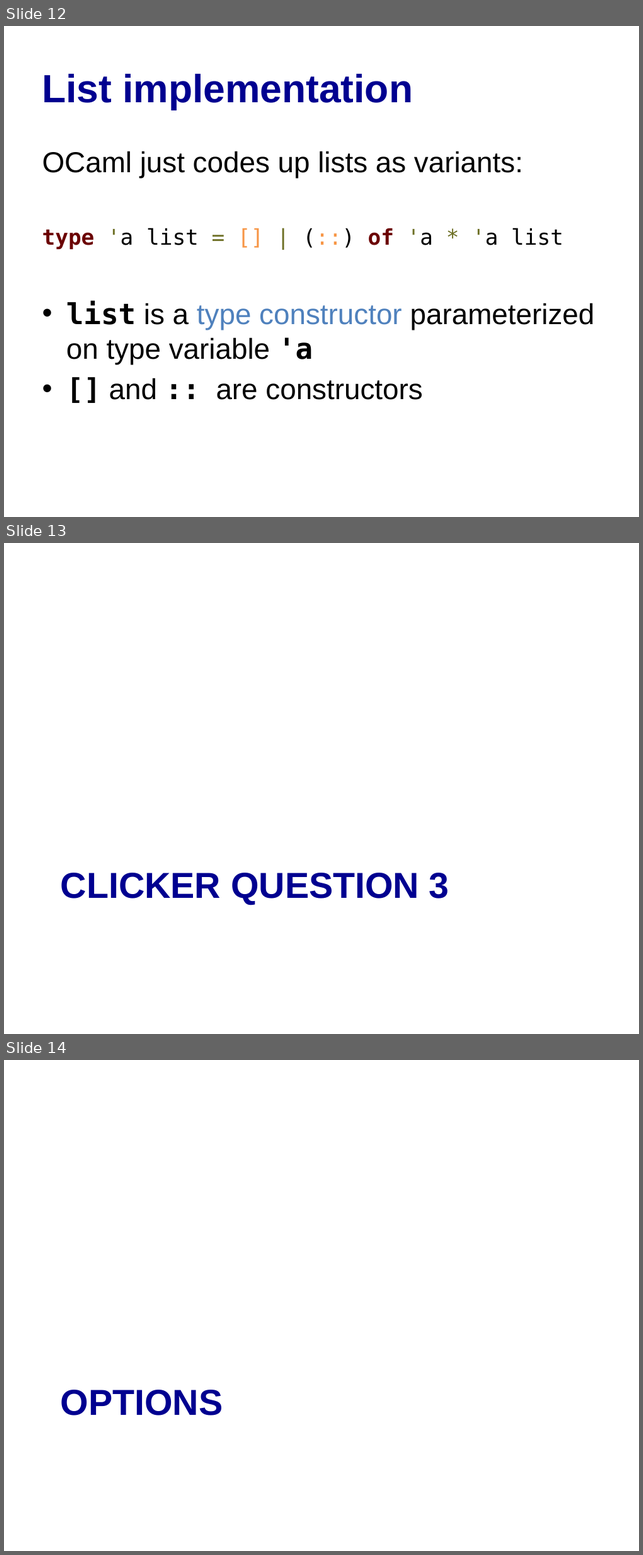
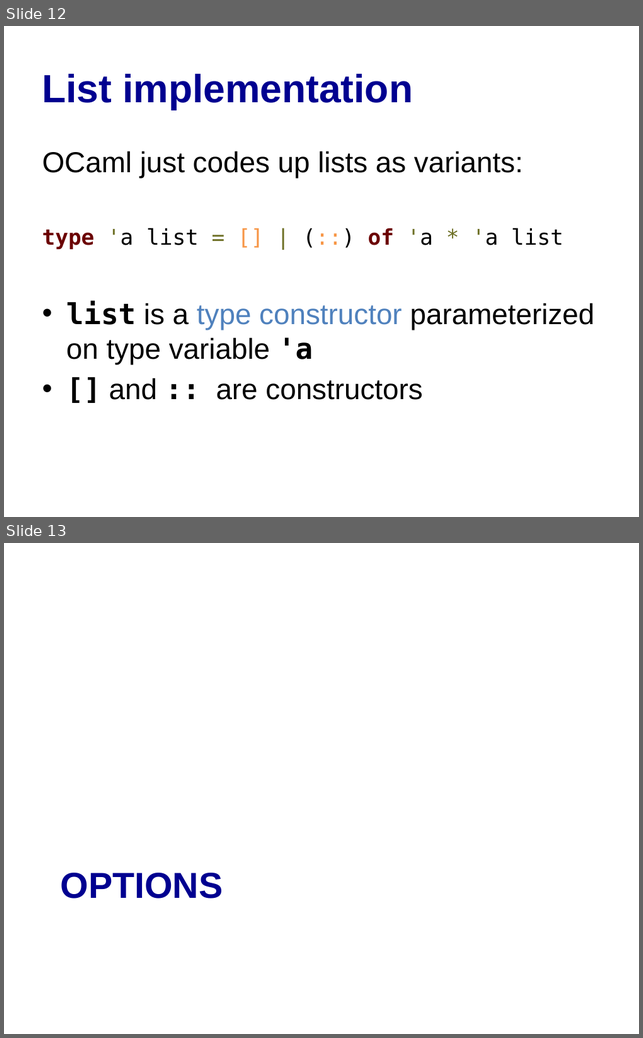
Before and after one commit to cs3110/materials-2019fa, a slide deck: 05-variant/lec.pptx. Shown one above the other, each under a label of ours: slides 12, 13 and 14 before the commit, slides 12 and 13 after it. The pictures are 643x1555 and 643x1038 pixels, drawn with LibreOffice and Linux fonts; fonts in the diff are those of the drawing. Boxes give left, top, right and bottom in pixels: in the first picture for what was removed or moved away, otherwise in the second. Text is boxed around its words. In the diff, an @@ line names an element or a change of style, - is before the commit and + after.

Commit message:
Update for changes made during lecture
- Add some more example code with variant values
- Remove iclicker question 3
- Change name of file for consistency

```diff
--- a/05-variant/lec.pptx
+++ b/05-variant/lec.pptx
@@ slide 13 removed at [4, 543, 639, 1034], background #FFFFFF @@
@@ title removed at [61, 872, 449, 904] @@
-CLICKER QUESTION 3
@@ what was slide 14 is now slide 13 @@
```
Also in this commit, not shown: 4 other slides removed, 1 other file.
